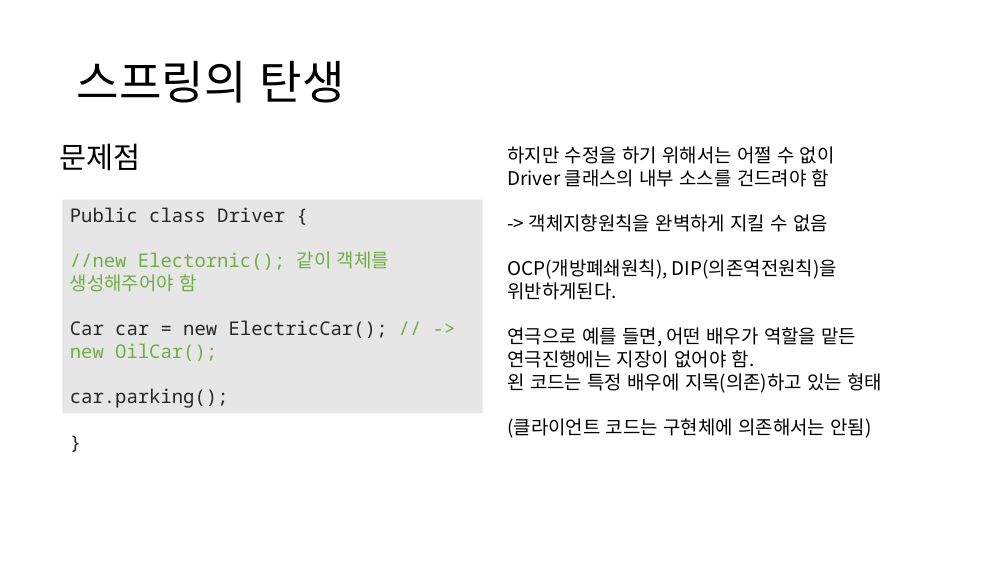
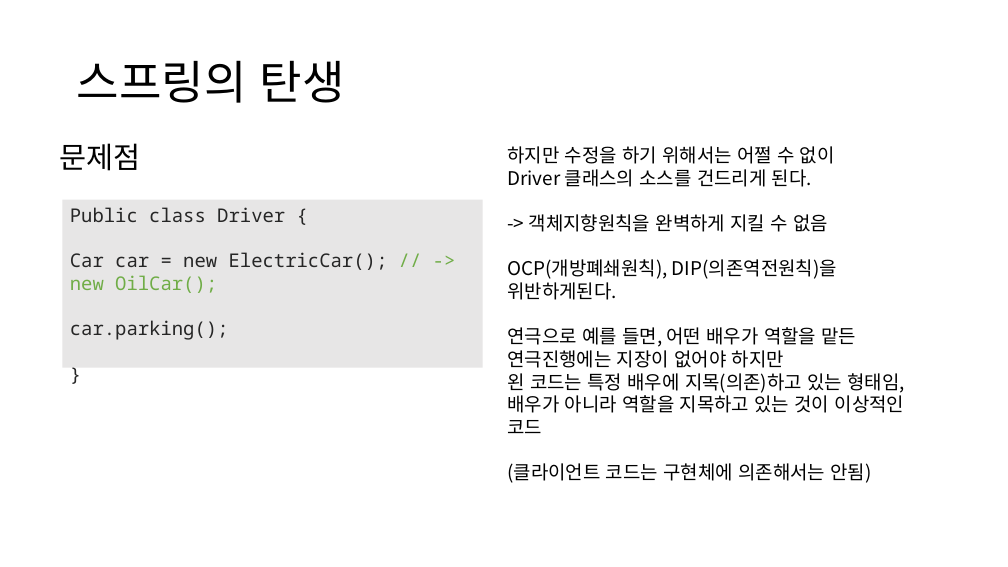
Before and after one commit to Jonghyun99/TIL, a slide deck: slide 4 of ppt/Spring, MVC패턴, MyBatis.pptx. Drawn at 1008x567 pixels with LibreOffice and Linux fonts; fonts in the diff are those of the drawing. Boxes give left, top, right and bottom in pixels: in the first picture for what was removed or moved away, otherwise in the second. Text is boxed around its words. In the diff, an @@ line names an element or a change of style, - is before the commit and + after.

```diff
--- a/ppt/Spring, MVC패턴, MyBatis.pptx
+++ b/ppt/Spring, MVC패턴, MyBatis.pptx
@@ text at [507, 169, 812, 187]: text changed @@
-Driver 클래스의 내부 소스를 건드려야 함
+Driver 클래스의 소스를 건드리게 된다.
@@ rectangle "Public class Driver { Car ...": place and size @@
-rectangle "Public class Driver { Car ..." at [63, 200, 483, 414]
+rectangle "Public class Driver { Car ..." at [63, 200, 483, 368]
@@ text in rectangle at [70, 207, 388, 340]: text changed @@
-Public class Driver {
-//new Electornic(); 같이 객체를 생성해주어야 함
-Car car = new ElectricCar(); // -> new OilCar();
-car.parking();
+Public class Driver {
+Car car = new ElectricCar(); // -> new OilCar();
+car.parking();
@@ text at [507, 327, 905, 433]: text changed @@
-연극으로 예를 들면, 어떤 배우가 역할을 맡든 연극진행에는 지장이 없어야 함.
-왼 코드는 특정 배우에 지목(의존)하고 있는 형태
+연극으로 예를 들면, 어떤 배우가 역할을 맡든 연극진행에는 지장이 없어야 하지만
+왼 코드는 특정 배우에 지목(의존)하고 있는 형태임, 배우가 아니라 역할을 지목하고 있는 것이 이상적인 코드
```
Also in this commit, not shown: 4 other slides changed.
